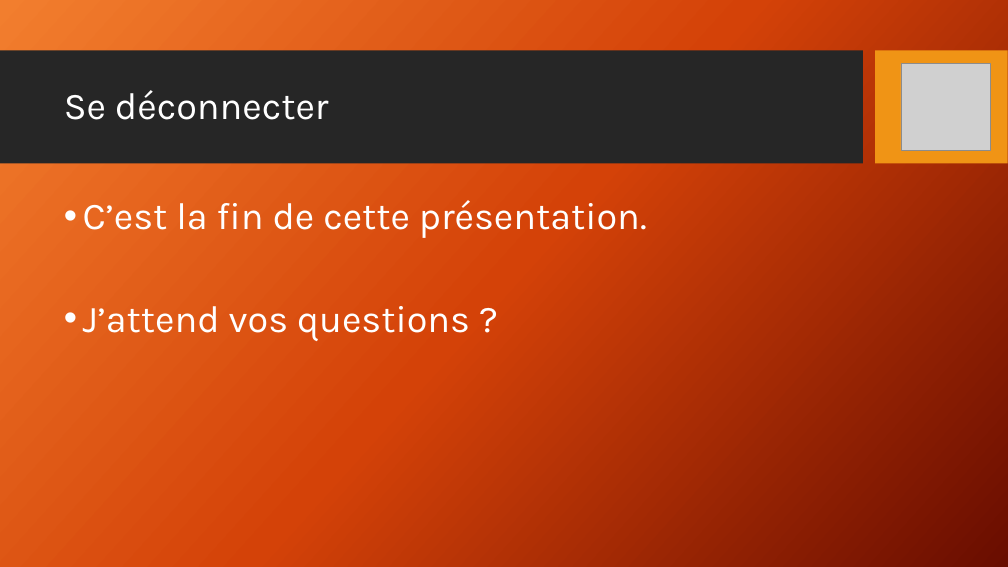
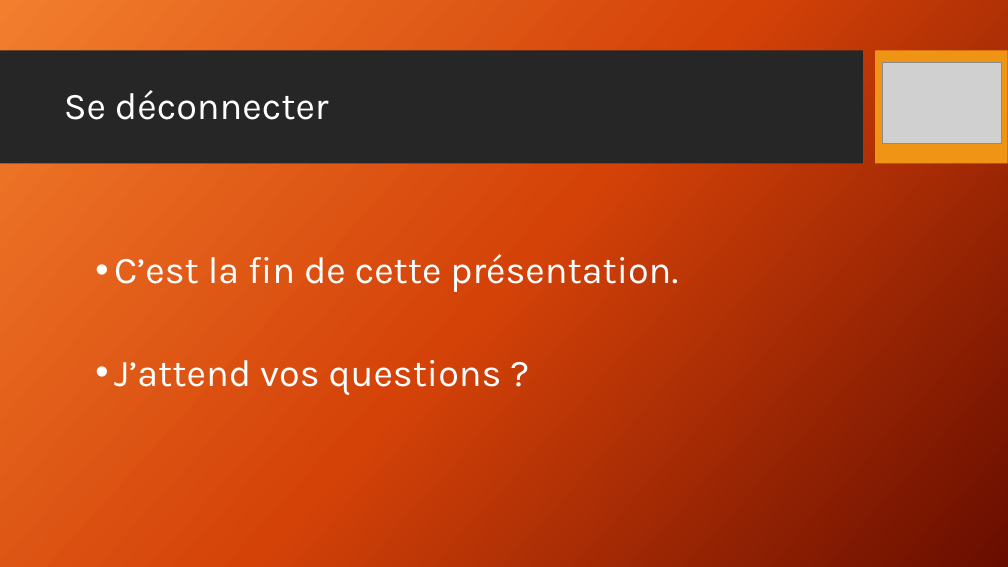
Before and after one commit to CHAUTARD/NIJAC, a slide deck: slide 21 of NIJAC.pptx (slide 17 before the commit). Drawn at 1008x567 pixels with LibreOffice and Linux fonts; fonts in the diff are those of the drawing; grey boxes stand for pictures; background and template pictures are left out. Boxes give left, top, right and bottom in pixels: in the first picture for what was removed or moved away, otherwise in the second. Text is boxed around its words. In the diff, an @@ line names an element or a change of style, - is before the commit and + after.

```diff
--- a/NIJAC.pptx
+++ b/NIJAC.pptx
@@ picture resized from (x1=901, y1=64, x2=991, y2=150) to (x1=882, y1=62, x2=1001, y2=144) @@
@@ text "C’est la fin de cette ..." moved from (x1=83, y1=200, x2=647, y2=341) to (x1=114, y1=254, x2=678, y2=395) @@
```
Also in this commit, not shown: 10 other slides changed, 4 slides added, 3 other files.
